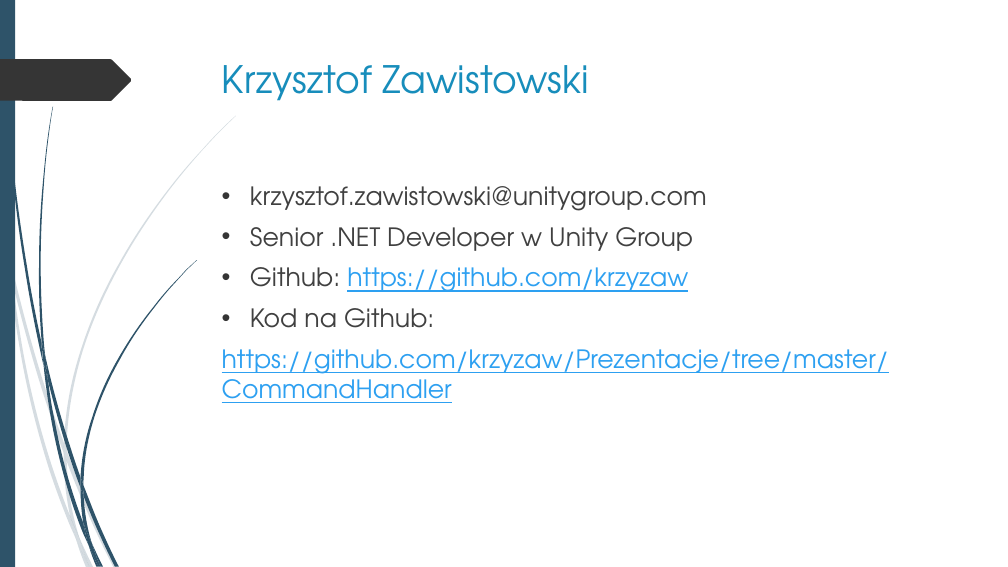
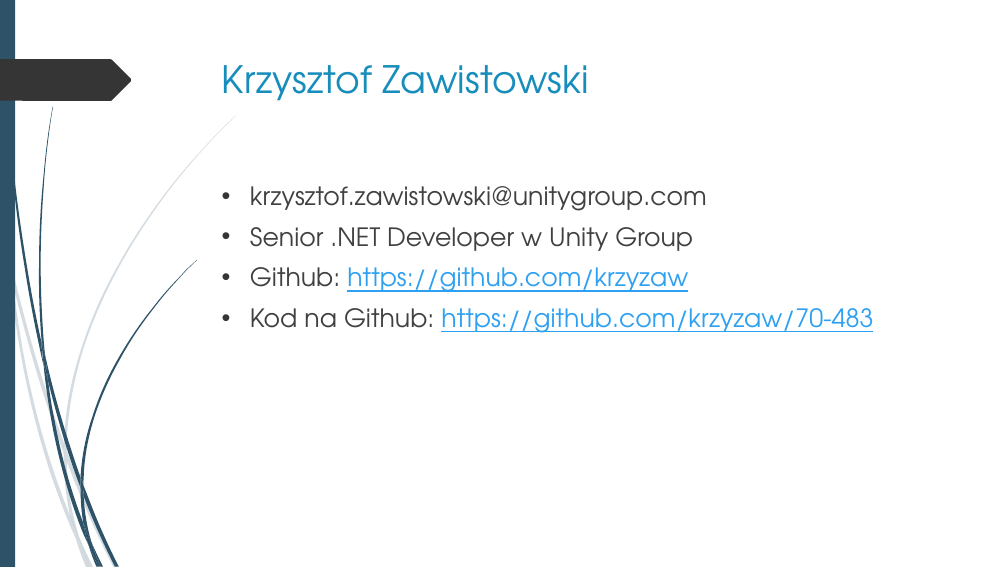
Before and after one commit to krzyzaw/70-483, a slide deck: slide 2 of doc/70-483.pptx. Drawn at 1008x567 pixels with LibreOffice and Linux fonts; fonts in the diff are those of the drawing. Boxes give left, top, right and bottom in pixels: in the first picture for what was removed or moved away, otherwise in the second. Text is boxed around its words. In the diff, an @@ line names an element or a change of style, - is before the commit and + after.

Commit message:
update pres

```diff
--- a/doc/70-483.pptx
+++ b/doc/70-483.pptx
@@ text at (250, 308, 873, 333): text changed @@
-• Kod na Github:
-https://github.com/krzyzaw/Prezentacje/tree/master/CommandHandler
+• Kod na Github: https://github.com/krzyzaw/70-483
```
